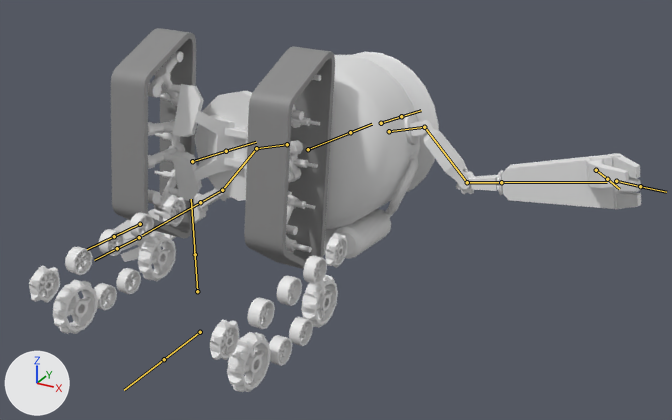
Before and after pictures for a commit that changed the FBX model Assets/Art/Robots/MainCharacters/MSB R4T.fbx.
Before and after are seen from a 50 mm camera at (1.298, -1.64, 1.245) aimed at (0.127, 0.489, 0.181). Arrows for +X, +Y and +Z are at lower left; the lights stay in place. Both versions are drawn at frame 31 of the action 'Armature.001|Dies'; the numbers are the values there. The bones that bend it are drawn over the model as lines.

In view in the first picture: 'BackBigGear', 'BackGear', 'FronBigGear', 'FrontGear', 'MSB R4T', 'Wheel.001', 'Wheel.002', 'Wheel.003', 'Wheel.004', 'Wheel.005'.
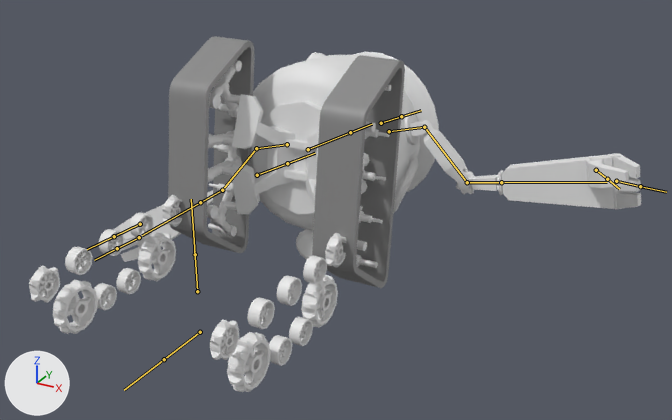
What the commit changed:
Bone 'TrackRot' (bone_trackrot) moves from (-0.213, 0.332, -0.286) to (0.0, 0.332, -0.286).
Bone 'TrackRot' (bone_trackrot) turns from (-97, 0, 0) to (-97, 1, 0) degrees about its own x, y and z.

Boxes (x1, y1, x2, y2) around the edits, measured in the pictures (672 x 420 px):
'MSB R4T', posed
    before: (111, 28, 641, 269)
    after: (114, 36, 641, 288)
bone 'TrackRot', root to tip
    before: (192, 161) to (226, 151)
    after: (257, 175) to (287, 163)
